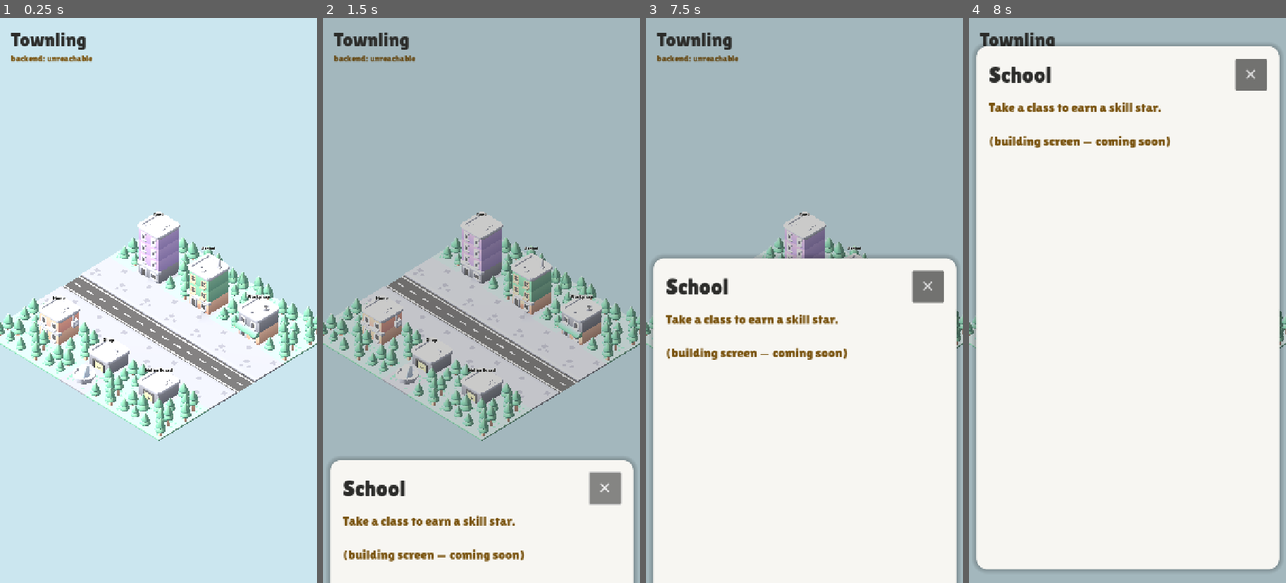
Above: before the commit, frames 1-4 (left to right).
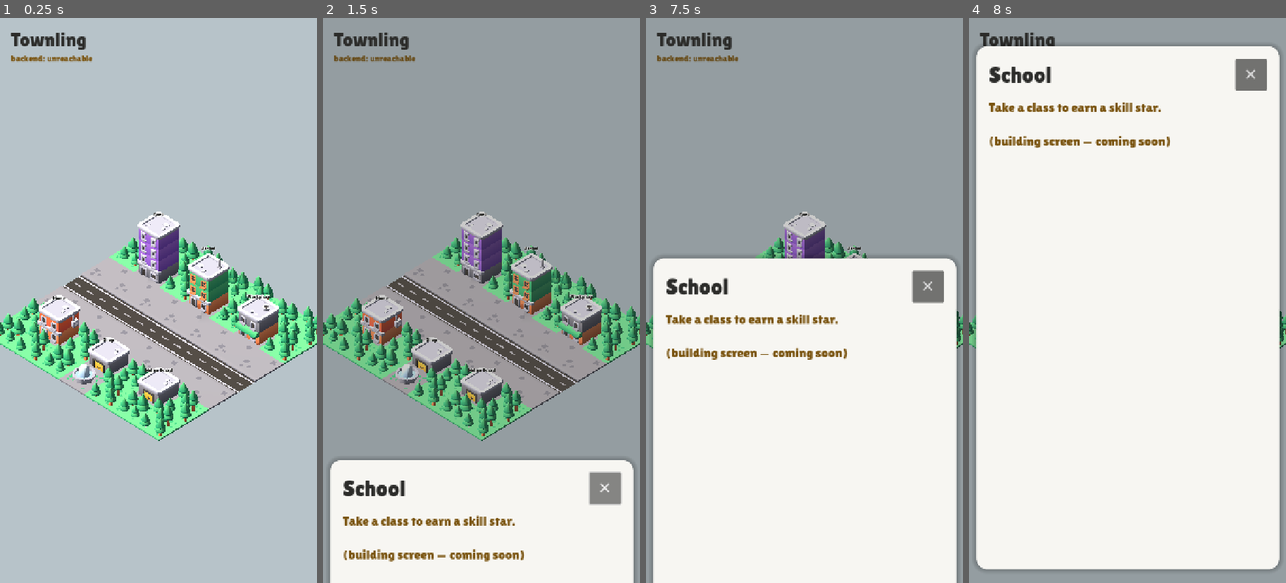
Above: after the commit, the same moments.

Repository: ayeshaverdan/townling
Game: Godot game, scene res://scenes/diorama.tscn
Same seed, same stepped clock (60 frames per second), same inputs: the game is played once before the commit and once after it.
Inputs (mouse positions are in pixels of both pictures, inside the frame that each line leads up to):
- Up to frame 1 (0.25 s): no input
- Up to frame 2 (1.5 s): tap Enter at 0.5 s; move the mouse to (551, 272) at 0.52 s; click (551, 272) at 0.67 s; click "✕" at 1.25 s
- Up to frame 3 (7.5 s): tap Space at 2, 3.5, 5 s; move the mouse to (741, 328) at 2.02 s; click (741, 328) at 2.17 s; tap Enter at 2.75, 4.25 s; move the mouse to (836, 176) at 2.77 s; click (836, 176) at 2.92 s; move the mouse to (788, 413) at 3.52 s; click (788, 413) at 3.67 s; move the mouse to (899, 385) at 4.27 s; click (899, 385) at 4.42 s; move the mouse to (709, 215) at 5.02 s; click (709, 215) at 5.17 s; move the mouse to (820, 300) at 5.77 s; click (820, 300) at 5.92 s; move the mouse to (756, 159) at 6.52 s; click (756, 159) at 6.67 s; move the mouse to (874, 272) at 7.27 s; click (874, 272) at 7.42 s
- Up to frame 4 (8 s): no input

The runs differ from the first frame. In frame 1, 97% of the frame differs, in the area x 0-100%, y 0-100%; in frame 2, 76%; in frame 3, 43%; in frame 4, 9.7%.

Commit message:
Revert to Kenney's vivid colours; get coziness from lighting
The Townling pastel recolour looked washed-out and un-cosy. Restore Kenney's
original vivid colormap and instead set a cosy mood via lighting: a warm key
light with defined soft shadows, lower ambient fill for depth, and a muted
blue-grey background (not the bright sky). Closer to Kenney's own screenshot.

Drops the recoloured colormap + backup copy.

Co-Authored-By: Claude Opus 4.8 <noreply@anthropic.com>

Diff:
--- a/game/scripts/diorama.gd
+++ b/game/scripts/diorama.gd
@@ -100,11 +100,18 @@
 # --- Scene construction ----------------------------------------------------
 
 func _setup_light() -> void:
+	# Cosy afternoon: a warm key light with defined soft shadows, and a gentle
+	# (not flat) ambient fill so the colours stay rich, on a muted background.
 	sun.rotation = Vector3(deg_to_rad(-50.0), deg_to_rad(-55.0), 0.0)
-	sun.light_energy = 0.75
-	sun.light_color = Color(1.0, 0.98, 0.92)
+	sun.light_energy = 1.05
+	sun.light_color = Color(1.0, 0.92, 0.78)
 	sun.shadow_enabled = true
-	sun.shadow_blur = 1.5
+	sun.shadow_blur = 1.2
+
+	var env := ($WorldEnvironment as WorldEnvironment).environment
+	env.background_color = Color("b7c3c9")        # muted blue-grey, not bright sky
+	env.ambient_light_color = Color(0.96, 0.93, 0.88)
+	env.ambient_light_energy = 0.35               # lower fill -> more depth/cosier
 
 
 func _build_town() -> void:
Binary file removed: game/assets/kenney/Textures/colormap-kenney-original.png
Not shown, removed: game/assets/kenney/Textures/colormap-kenney-original.png.import
Binary file changed: game/assets/kenney/Textures/colormap.png
